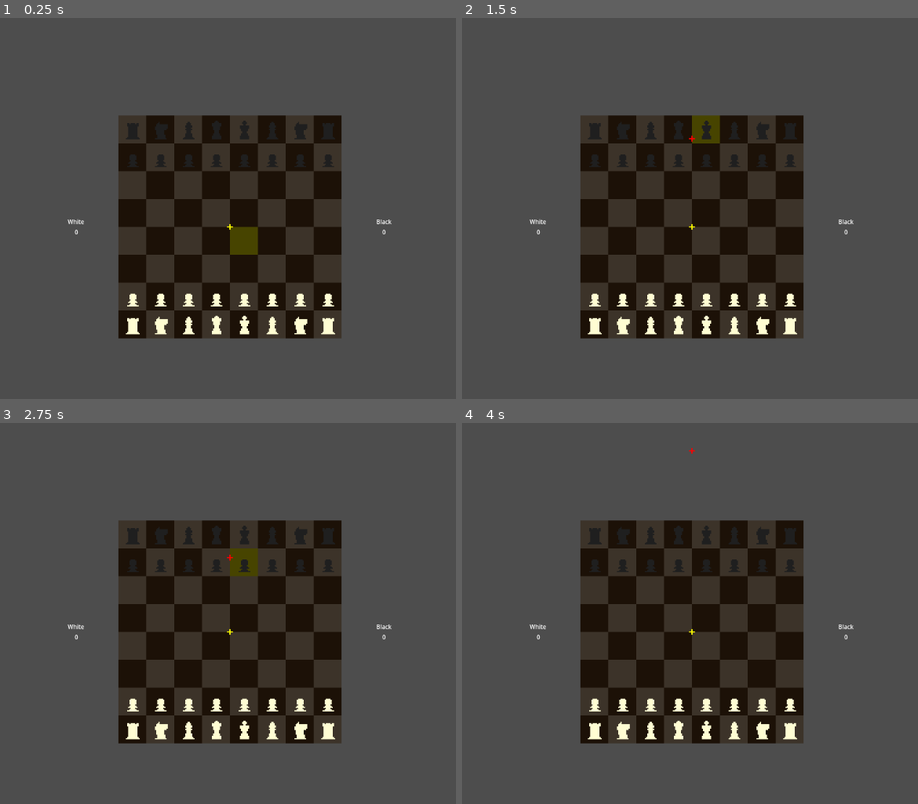
Above: before the commit, frames 1-4 (two rows, left to right).
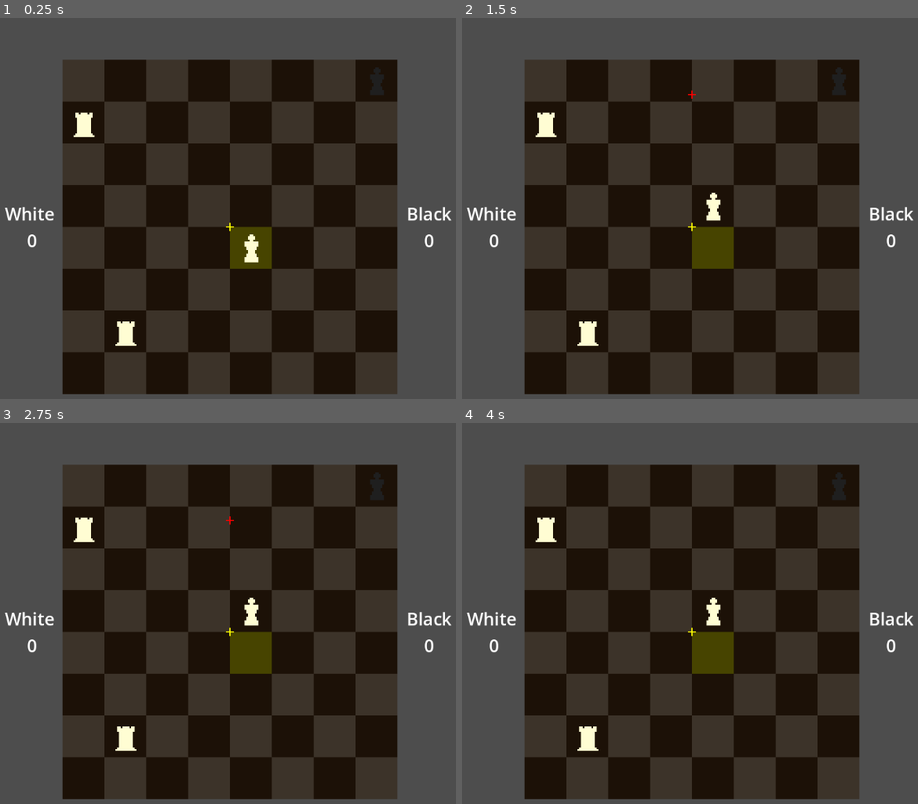
Above: after the commit, the same moments.

Repository: Super-Chess-Bros-Studios/Super-Chess-Bros
Game: Godot game, scene res://scenes/main/main.tscn
Same seed, same stepped clock (60 frames per second), same inputs: the game is played once before the commit and once after it. The engine's default icon, where the game draws it, is replaced by a stand-in: a white triangle on a blue panel in a dark square.
Inputs:
- Up to frame 1 (0.25 s): no input
- Up to frame 2 (1.5 s): tap Enter (ui_accept) at 0.5, 0.77 s; hold Up (ui_up) from 0.53 s (still down); tap Shift (pass) at 0.6, 1.35 s
- Up to frame 3 (2.75 s): tap Enter (ui_accept) at 1.52, 2 s; release Up (ui_up) at 2.03 s; hold Down (ui_down) from 2.03 s (still down); tap Shift (pass) at 2.1 s
- Up to frame 4 (4 s): release Down (ui_down) at 2.78 s; hold Up (ui_up) from 2.78 s (still down); tap Shift (pass) at 2.85, 3.6 s; tap Enter (ui_accept) at 3.02, 3.5, 3.77 s

The runs differ from the first frame. In frame 1, 50% of the frame differs, in the area x 1-99%, y 10-99%; in frame 2, 51%; in frame 3, 51%; in frame 4, 51%, in the area x 1-99%, y 6-99%.

Commit message:
added logic for game ending and created piece enum type, also made some test cases for piece spawner

Diff:
--- /dev/null
+++ b/Assets/themes.tres
@@ -0,0 +1,4 @@
+[gd_resource type="LabelSettings" format=3 uid="uid://ch2qehhe1ekg5"]
+
+[resource]
+font_size = 30
--- a/Scenes/chess/chess.tscn
+++ b/Scenes/chess/chess.tscn
@@ -27,4 +27,4 @@
 
 [node name="Camera2D" type="Camera2D" parent="."]
 position = Vector2(6, 1)
-zoom = Vector2(2, 2)
+zoom = Vector2(3, 3)
--- a/Scenes/chess/chess_hud.tscn
+++ b/Scenes/chess/chess_hud.tscn
@@ -1,6 +1,7 @@
-[gd_scene load_steps=2 format=3 uid="uid://dn6jx85c5rfv3"]
+[gd_scene load_steps=3 format=3 uid="uid://dn6jx85c5rfv3"]
 
 [ext_resource type="Script" uid="uid://cf3mrf0kyerax" path="res://scripts/chess/chess_hud.gd" id="1_jhoc8"]
+[ext_resource type="LabelSettings" uid="uid://ch2qehhe1ekg5" path="res://assets/themes.tres" id="2_bt3f7"]
 
 [node name="ChessHud" type="Control"]
 layout_mode = 3
@@ -18,7 +19,8 @@
 anchor_bottom = 1.0
 grow_horizontal = 2
 grow_vertical = 2
-theme_override_constants/separation = 500
+scale = Vector2(0.996435, 1)
+theme_override_constants/separation = 600
 alignment = 1
 
 [node name="WhitePlayerCaptures" type="VBoxContainer" parent="HBoxContainer"]
@@ -28,13 +30,15 @@
 
 [node name="ScoreTitle" type="Label" parent="HBoxContainer/WhitePlayerCaptures"]
 layout_mode = 2
-theme_override_font_sizes/font_size = 10
+theme_override_font_sizes/font_size = 30
 text = "White "
+label_settings = ExtResource("2_bt3f7")
 
 [node name="WhitePlayerScore" type="Label" parent="HBoxContainer/WhitePlayerCaptures"]
 layout_mode = 2
-theme_override_font_sizes/font_size = 10
+theme_override_font_sizes/font_size = 30
 text = "1"
+label_settings = ExtResource("2_bt3f7")
 horizontal_alignment = 1
 
 [node name="BlackPlayerCaptures" type="VBoxContainer" parent="HBoxContainer"]
@@ -46,9 +50,11 @@
 layout_mode = 2
 theme_override_font_sizes/font_size = 10
 text = "Black"
+label_settings = ExtResource("2_bt3f7")
 
 [node name="BlackPlayerScore" type="Label" parent="HBoxContainer/BlackPlayerCaptures"]
 layout_mode = 2
 theme_override_font_sizes/font_size = 10
 text = "1"
+label_settings = ExtResource("2_bt3f7")
 horizontal_alignment = 1
--- a/scripts/chess/chess.gd
+++ b/scripts/chess/chess.gd
@@ -181,7 +181,7 @@
 	black_cursor.setup(game_manager, board_renderer)
 
 func spawn_initial_pieces():
-	piece_spawner.spawn_all_pieces()
+	piece_spawner.test_one_move_checkmate()
 
 func connect_signals():
 	# Connect game manager signals
@@ -189,7 +189,7 @@
 	game_manager.piece_selected.connect(_on_piece_selected)
 	game_manager.piece_deselected.connect(_on_piece_deselected)
 	game_manager.turn_switched.connect(_on_turn_switched)
-	game_manager.piece_moved.connect(_on_piece_moved)
+	game_manager.turn_ended.connect(_handle_turn_end)
 	game_manager.initiate_duel.connect(_on_initiate_duel)
 	SceneManager.duel_ended.connect(_on_duel_ended)
 	game_manager.ui_update_points.connect(SceneManager.chess_hud._ui_update_points)
@@ -223,10 +223,14 @@
 
 	print("Turn switched to: ", "White" if new_team == InputManager.TeamColor.WHITE else "Black")
 
-func _on_piece_moved(piece: Piece, from_pos: Vector2i, to_pos: Vector2i):
+func _handle_turn_end():
 	#print("Piece moved: ", piece.name, " from ", from_pos, " to ", to_pos)
+	game_manager.deselect_piece()
+	game_manager.check_game_status()
+	game_manager.switch_turn()
 	board_renderer.reset_all_tiles()
 	board_renderer.clear_move_icons()
+
 
 func _on_initiate_duel(attacker: Piece, defender: Piece, defecit: int):
 	print("Initiate duel: ", attacker.name, " vs ", defender.name, " with defecit of ", defecit)
@@ -242,8 +246,7 @@
 	game_manager.add_captured_piece(looser)
 	game_manager.update_points(looser)
 	game_manager.ui_update_points.emit(game_manager.black_points, game_manager.white_points)
-	board_renderer.reset_all_tiles()
-	game_manager.switch_turn()
+	game_manager.check_game_over()
 
 func get_game_manager() -> GameManager:
 	#Returns the GameManager instance for accessing game state and logic.
--- a/scripts/chess/chess_constants.gd
+++ b/scripts/chess/chess_constants.gd
@@ -10,7 +10,10 @@
 	WHITE_TURN,
 	BLACK_TURN,
 	GAME_OVER,
-	PAUSED
+	PAUSED,
+	CHECK,
+	CHECKMATE,
+	STALEMATE
 }
 
 # Piece values
@@ -21,6 +24,15 @@
 	"rook": 5,
 	"queen": 9,
 	"king": 0
+}
+
+const PIECE_TYPES := {
+	"pawn": "Pawn",
+	"knight": "Knight",
+	"bishop": "Bishop",
+	"rook": "Rook",
+	"queen": "Queen",
+	"king": "King"
 }
 
 # UI Colors
--- a/scripts/chess/game_manager.gd
+++ b/scripts/chess/game_manager.gd
@@ -6,7 +6,7 @@
 signal piece_selected(piece: Piece)
 signal piece_deselected()
 signal turn_switched(new_team: InputManager.TeamColor)
-signal piece_moved(piece: Piece, from_pos: Vector2i, to_pos: Vector2i)
+signal turn_ended()
 signal initiate_duel(attacker: Piece, defender: Piece, defecit: int)
 signal ui_update_points(black_points: int, white_points: int)
 # Core game state variables
@@ -18,6 +18,8 @@
 var en_passant_pawn: Piece = null  # Reference to the pawn that can be captured en passant
 var en_passant_duel_active: bool = false
 var en_passant_landing_square: Vector2i = Vector2i(-1, -1)
+
+var last_moved_piece: Piece = null
 # Duel tracking
 var duel_attacker: Piece = null
 var duel_defender: Piece = null
@@ -92,14 +94,6 @@
 		ChessConstants.GameState.BLACK_TURN:
 			current_game_state = ChessConstants.GameState.WHITE_TURN
 
-	var oposing_team = get_current_turn()
-	if is_king_in_check(oposing_team):
-		print("Check!")
-	if is_checkmate(oposing_team):
-		print("Checkmate!")
-	if is_stalemate(oposing_team):
-		print("Stalemate!")
-
 	var new_team = ChessConstants.get_team_from_game_state(current_game_state)
 	game_state_changed.emit(current_game_state)
 	turn_switched.emit(new_team)
@@ -162,6 +156,8 @@
 
 
 func on_initiate_duel(attacker: Piece, defender: Piece) -> void:
+	duel_attacker = attacker
+	duel_defender = defender
 	var defecit = 0
 	if(attacker.point_value < defender.point_value):
 		defecit = (defender.point_value - attacker.point_value)*5
@@ -193,13 +189,12 @@
 		target_piece = get_piece_at_position(to_pos)
 
 	# If there's a capture, initiate duel
+	last_moved_piece = piece
 	if target_piece:
-		duel_attacker = piece
-		duel_defender = target_piece
 		if is_en_passant:
 			return perform_en_passant_capture(piece, to_pos)
 		else:
-			on_initiate_duel(duel_attacker, duel_defender)
+			on_initiate_duel(piece, target_piece)
 			return false
 	# Move piece to new position
 	board_state[from_pos.y][from_pos.x] = null  # Remove from old position
@@ -218,12 +213,10 @@
 		clear_en_passant_target()
 
 	# Emit signal for piece movement
-	piece_moved.emit(piece, from_pos, to_pos)
+
+	turn_ended.emit()
 
 	# Did you check or checkmate oponents king
-
-	deselect_piece()
-	switch_turn()
 
 	return true
 
@@ -256,12 +249,7 @@
 	rook.set_board_position(rook_to, ChessConstants.TILE_SIZE)
 	rook.mark_as_moved()
 
-	# Emit signals for both moves
-	piece_moved.emit(king, from_pos, to_pos)
-	piece_moved.emit(rook, rook_from, rook_to)
-
-	switch_turn()
-	deselect_piece()
+	turn_ended.emit()
 
 	print("Castling performed")
 	return true
@@ -321,7 +309,7 @@
 	for y in range(ChessConstants.BOARD_SIZE):
 		for x in range(ChessConstants.BOARD_SIZE):
 			var piece = board_state[y][x]
-			if piece != null and piece.team == team and piece.point_value == ChessConstants.PIECE_VALUES.king:
+			if piece != null and piece.team == team and piece.piece_type == ChessConstants.PIECE_TYPES.king:
 				king_pos = Vector2i(x, y)
 				break
 
@@ -347,7 +335,7 @@
 	for y in range(ChessConstants.BOARD_SIZE):
 		for x in range(ChessConstants.BOARD_SIZE):
 			var piece = board_state[y][x]
-			if piece != null and piece.team == team and piece.point_value == ChessConstants.PIECE_VALUES.king:
+			if piece != null and piece.team == team and piece.piece_type == ChessConstants.PIECE_TYPES.king:
 				king_pos = Vector2i(x, y)
 				break
 
@@ -412,7 +400,7 @@
 		_handle_en_passant_duel_result(attacker_wins)
 	else:
 		_handle_regular_duel_result(attacker_wins)
-
+	_cleanup_duel_state()
 
 func _handle_en_passant_duel_result(attacker_wins: bool):
 	if attacker_wins:
@@ -426,8 +414,6 @@
 		# Remove attacker from board
 		board_state[duel_attacker.board_position.y][duel_attacker.board_position.x] = null
 
-	_cleanup_duel_state()
-
 func _handle_regular_duel_result(attacker_wins: bool):
 	if attacker_wins:
 		print("Attacker wins!")
@@ -438,8 +424,6 @@
 		print("Defender wins!")
 		# Remove attacker from board
 		board_state[duel_attacker.board_position.y][duel_attacker.board_position.x] = null
-
-	_cleanup_duel_state()
 
 func _move_piece_to_position(piece: Piece, new_position: Vector2i):
 	# Remove piece from old position
@@ -451,7 +435,6 @@
 func _cleanup_duel_state():
 	duel_attacker = null
 	duel_defender = null
-	deselect_piece()
 	clear_en_passant_target()
 
 	# Reset duel state
@@ -466,8 +449,6 @@
 	print("Captured white pieces: ", captured_white_pieces)
 	print("Captured black pieces: ", captured_black_pieces)
 
-
-
 func update_points(piece: Piece):
 	if piece.team == InputManager.TeamColor.WHITE:
 		black_points += piece.point_value
@@ -475,3 +456,50 @@
 		white_points += piece.point_value
 	print("White points: ", white_points)
 	print("Black points: ", black_points)
+
+func check_game_status():
+	var opposing_turn = get_opposing_turn()
+	if is_checkmate(opposing_turn):
+		print("Checkmate!")
+		#game_state_changed.emit(ChessConstants.GameState.CHECKMATE)
+		on_initiate_duel(last_moved_piece, get_team_king(opposing_turn))
+	elif is_stalemate(opposing_turn):
+		print("Stalemate!")
+		#game_state_changed.emit(ChessConstants.GameState.STALEMATE)
+	elif is_king_in_check(opposing_turn):
+		print("Check!")
+
+func get_team_king(team: InputManager.TeamColor) -> Piece:
+	for y in range(ChessConstants.BOARD_SIZE):
+		for x in range(ChessConstants.BOARD_SIZE):
+			var piece = board_state[y][x]
+			if piece != null and piece.team == team and piece.piece_type == ChessConstants.PIECE_TYPES.king:
+				return piece
+	return null
+
+func get_opposing_turn() -> InputManager.TeamColor:
+	var current_turn = get_current_turn()
+	return InputManager.TeamColor.WHITE if current_turn == InputManager.TeamColor.BLACK else InputManager.TeamColor.BLACK
+
+func check_game_over():
+	print("Checking game over")
+	var current_turn = get_current_turn()
+	if is_king_captured(current_turn):
+		print("Game over!")
+		var team_winner = get_opposing_turn()
+		print("Winner by Checkmate")
+		#game_state_changed.emit(ChessConstants.GameState.GAME_OVER)
+		end_game()
+	elif is_stalemate(current_turn):
+		print("Game over! Stalemate")
+		#game_state_changed.emit(ChessConstants.GameState.GAME_OVER)
+		end_game()
+
+func is_king_captured(team: InputManager.TeamColor) -> bool:
+	var king = get_team_king(team)
+	if king == null:
+		return true
+	return false
+
+func end_game():
+	SceneManager.end_game()
--- a/scripts/chess/piece_spawner.gd
+++ b/scripts/chess/piece_spawner.gd
@@ -29,7 +29,7 @@
 	piece_parent.add_child(piece)
 
 	var point_value = ChessConstants.PIECE_VALUES[piece_type]
-	piece.setup(team, position, piece_sprite_sheet, point_value, ChessConstants.TILE_SIZE)
+	piece.setup(team, position, piece_sprite_sheet, point_value, ChessConstants.PIECE_TYPES[piece_type], ChessConstants.TILE_SIZE)
 	game_manager.set_piece_at_position(position, piece)
 
 	# Set piece name for debugging
@@ -69,3 +69,16 @@
 	# Kings
 	spawn_piece("king", InputManager.TeamColor.WHITE, Vector2i(4, 7))
 	spawn_piece("king", InputManager.TeamColor.BLACK, Vector2i(4, 0))
+
+func test_one_move_checkmate():
+	# Two rook checkmate setup - black king trapped on back rank
+	spawn_piece("king", InputManager.TeamColor.BLACK, Vector2i(7, 0))  # Black king in corner
+	spawn_piece("rook", InputManager.TeamColor.WHITE, Vector2i(0, 1))  # White rook on 2nd rank
+	spawn_piece("rook", InputManager.TeamColor.WHITE, Vector2i(1, 6))  # White rook ready to deliver checkmate
+	spawn_piece("king", InputManager.TeamColor.WHITE, Vector2i(4, 4))  # White king for support
+
+func test_one_move_stalemate():
+	# Stalemate setup - black king trapped but not in check
+	spawn_piece("king", InputManager.TeamColor.BLACK, Vector2i(0, 0))  # Black king in corner
+	spawn_piece("queen", InputManager.TeamColor.WHITE, Vector2i(2, 1))  # White queen ready to create stalemate
+	spawn_piece("king", InputManager.TeamColor.WHITE, Vector2i(2, 2))  # White king for support
--- a/scripts/chess/pieces/piece.gd
+++ b/scripts/chess/pieces/piece.gd
@@ -7,6 +7,7 @@
 var point_value: int
 var sprite_sheet: Texture
 var move_count: int # Track how many times this piece moved (for castling and en passant)
+var piece_type: String
 
 @onready var sprite: Sprite2D = $Sprite2D
 
@@ -15,10 +16,11 @@
 	board_position = pos
 	position = Vector2(pos.x * tile_size + tile_size/2, pos.y * tile_size + tile_size/2)
 
-func setup(_team, _pos: Vector2i, _sheet: Texture, _points: int, tile_size: int):
+func setup(_team, _pos: Vector2i, _sheet: Texture, _points: int, _piece_type: String, tile_size: int):
 	team = _team
 	point_value = _points
 	sprite_sheet = _sheet
+	piece_type = _piece_type
 	move_count = 0  # Initialize as not moved
 	set_board_position(_pos, tile_size)
 	update_sprite_region()
--- a/scripts/main/scene_manager.gd
+++ b/scripts/main/scene_manager.gd
@@ -55,8 +55,11 @@
 
 func transition_to_chess():
 	chess_hud = scene_dictionary["chess_hud"].instantiate()
+	var new_chess_scene = scene_dictionary["chess"].instantiate()
 	hud.add_child(chess_hud)
-	change_scene("chess")
+	level.add_child(new_chess_scene)
+	current_scene_instance = new_chess_scene
+	current_scene_name = "chess"
 
 # Special transition to duel (caches chess)
 func transition_to_duel(attacker: Piece, defender: Piece, defecit: int):
@@ -112,3 +115,10 @@
 
 func is_in_menu_scene() -> bool:
 	return current_scene_name == "title_screen"
+
+func end_game():
+	current_scene_instance.queue_free()
+	current_scene_instance = null
+	chess_hud.queue_free()
+	chess_hud = null
+	transition_to_chess()
